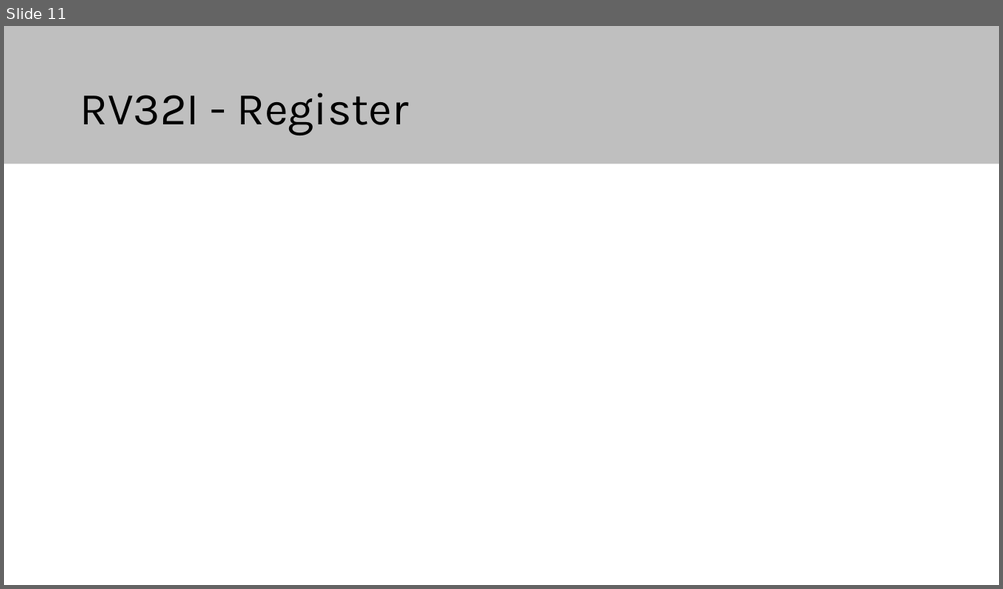
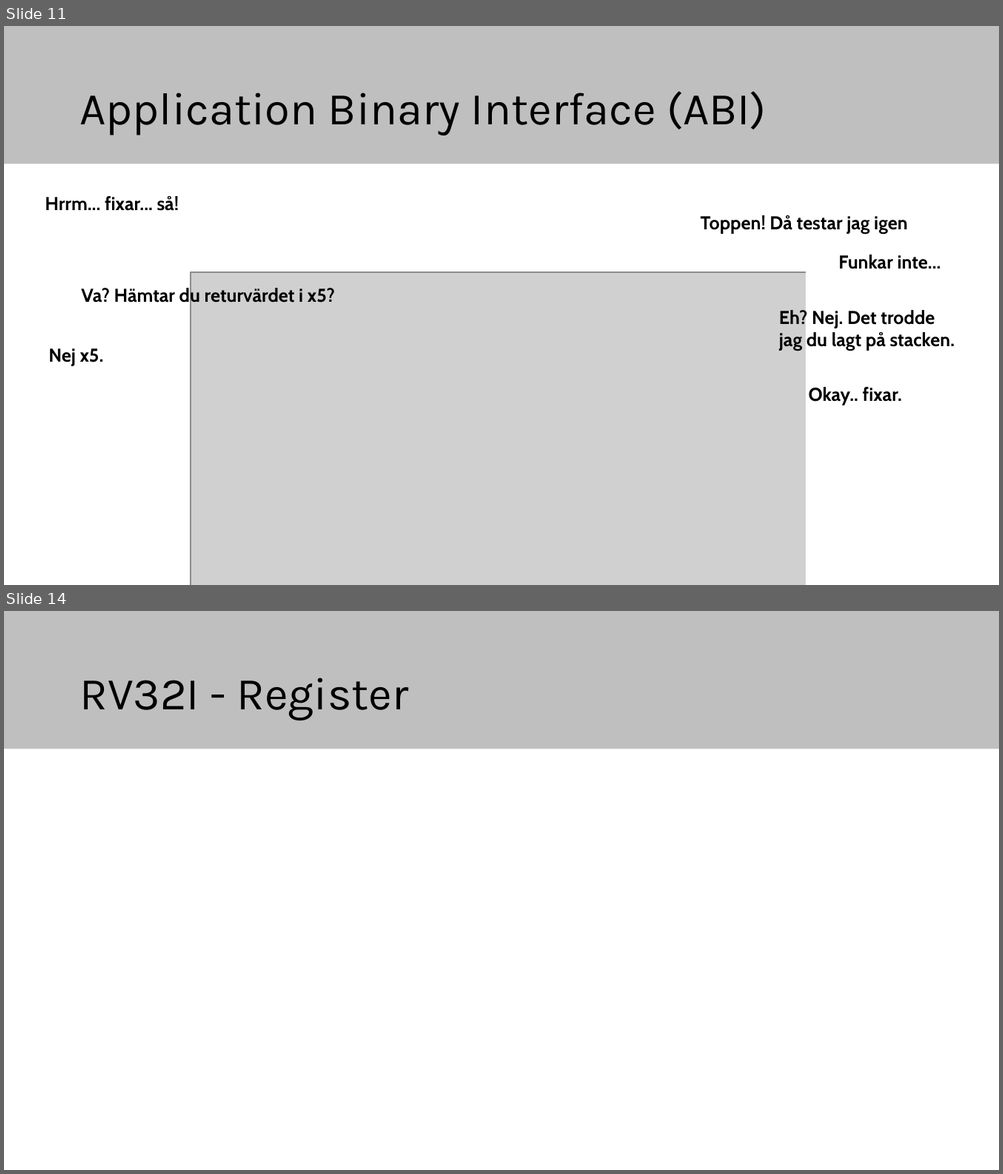
Before and after one commit to elias-at-chalmers/mop-lecture_notes-mirror, a slide deck: slides/lecture02-assembly1.pptx. Shown one above the other, each under a label of ours: slide 11 before the commit, slides 11 and 14 after it; the slides between them are not shown. The pictures are 1003x589 and 1003x1174 pixels, drawn with LibreOffice and Linux fonts; fonts in the diff are those of the drawing; grey boxes stand for pictures. Boxes give left, top, right and bottom in pixels: in the first picture for what was removed or moved away, otherwise in the second. Text is boxed around its words. In the diff, an @@ line names an element or a change of style, - is before the commit and + after.

```diff
--- a/slides/lecture02-assembly1.pptx
+++ b/slides/lecture02-assembly1.pptx
@@ slide 11 added at <box>4,26,999,585</box>, background #FFFFFF; not listed: 1 template element that a slide beside it also shows @@
@@ title added at <box>79,91,766,136</box>, 44 pt, text #000000 @@
+Application Binary Interface (ABI)
@@ text added at <box>45,196,179,211</box>, 18 pt, text #000000, bold @@
+Hrrm... fixar... så!
@@ text added at <box>700,215,907,234</box>, 18 pt, text #000000, bold @@
+Toppen! Då testar jag igen
@@ rectangle added at <box>805,257,868,585</box>, fill #FFFFFF @@
@@ text added at <box>838,255,941,269</box>, 18 pt, text #000000, bold @@
+Funkar inte...
@@ text added at <box>81,286,335,306</box>, 18 pt, text #000000, bold @@
+Va? Hämtar du returvärdet i x5?
@@ picture added at <box>190,272,812,585</box> @@
@@ text added at <box>779,309,955,351</box>, 18 pt, text #000000, bold @@
+Eh? Nej. Det trodde
+jag du lagt på stacken.
@@ text added at <box>48,349,104,366</box>, 18 pt, text #000000, bold @@
+Nej x5.
@@ text added at <box>808,387,902,406</box>, 18 pt, text #000000, bold @@
+Okay.. fixar.
@@ what was slide 11 is now slide 14 @@
```
Also in this commit, not shown: 1 slide changed, 2 other slides added.
